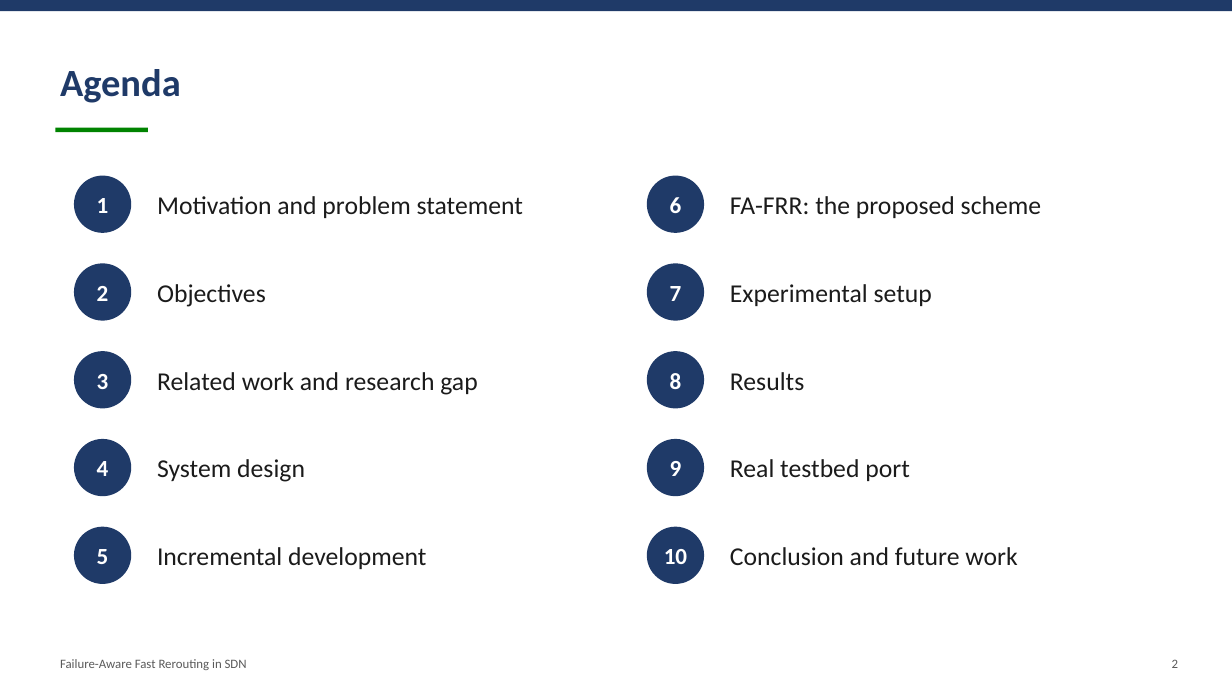
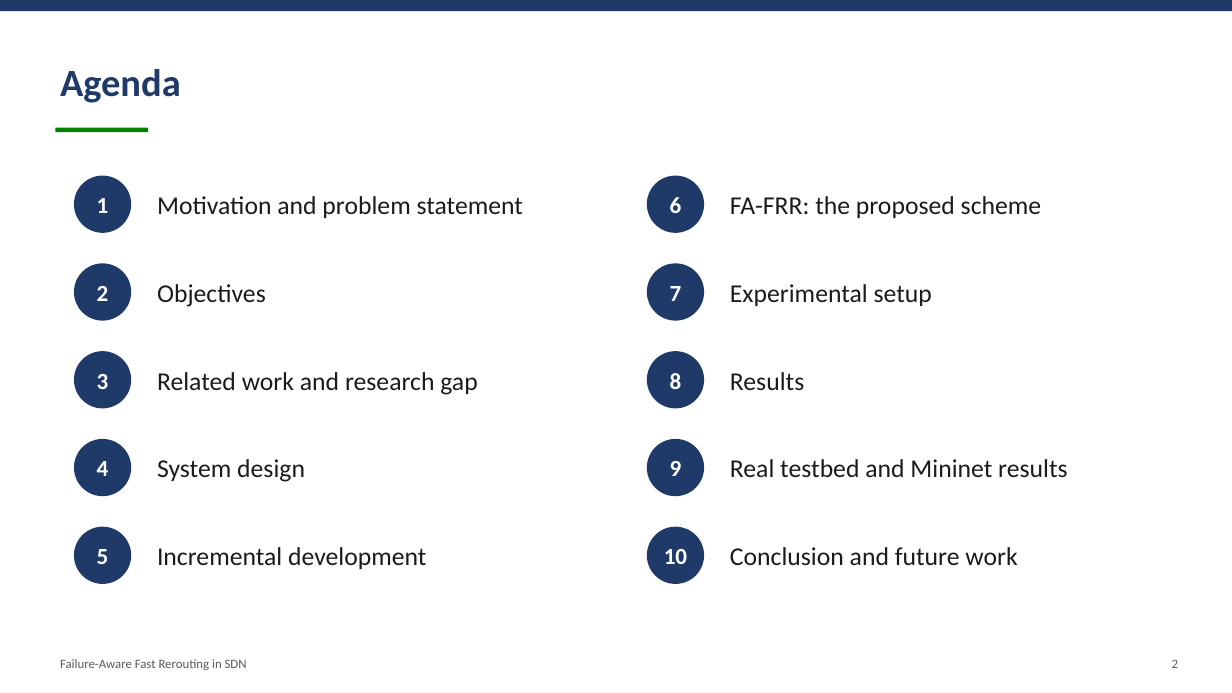
Before and after one commit to Mayank-8127/sdn_project, a slide deck: slide 2 of docs/report/FA-FRR_Presentation.pptx. Drawn at 1232x693 pixels with LibreOffice and Linux fonts; fonts in the diff are those of the drawing. Boxes give left, top, right and bottom in pixels: in the first picture for what was removed or moved away, otherwise in the second. Text is boxed around its words. In the diff, an @@ line names an element or a change of style, - is before the commit and + after.

Commit message:
report: Mininet validation section, results slide and v1.1 roadmap

```diff
--- a/docs/report/FA-FRR_Presentation.pptx
+++ b/docs/report/FA-FRR_Presentation.pptx
@@ text at (x1=730, y1=459, x2=1068, y2=477): text changed @@
-Real testbed port
+Real testbed and Mininet results
```
Also in this commit, not shown: 4 other slides changed, 1 slide added, 8 other files.
